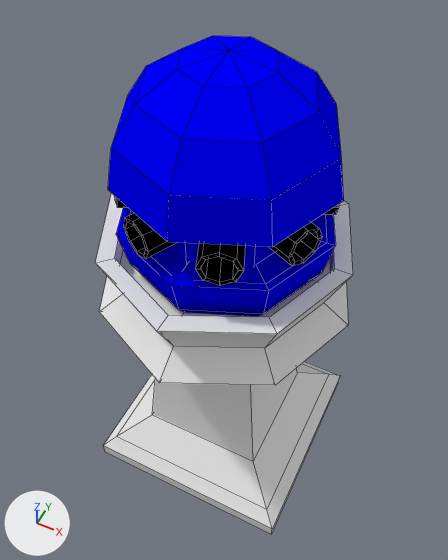
The Blender file TestesRodolfo/Blender_Files/UltimateTower_Blue.blend: old version first, new version second.
Rendered twice from a 50 mm lens placed at (6.36, -12.99, 25.25), pointed at (-0.17, 0.06, 8.94). Arrows for +X, +Y and +Z are at lower left; the lights stay in place. Mesh edges are drawn as thin lines.

In view in the first picture: 'Canon_1', 'Canon_2', 'Canon_8', 'canons_Holder', 'lower_Sphere', 'tower_Base', 'upper_Sphere'.
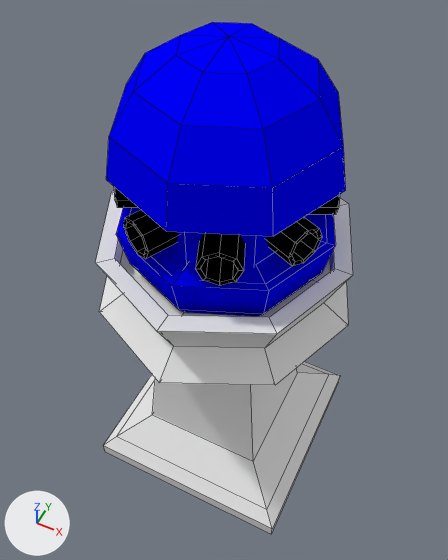
Pixel boxes [x1, y1, x2, y2] of what changed, in the pictures (448 x 560 px):
'upper_Sphere', moved: before [108, 36, 344, 247]; after [106, 22, 346, 236]

Patch to the scene script:
```diff
--- a/TestesRodolfo/Blender_Files/UltimateTower_Blue.blend.py
+++ b/TestesRodolfo/Blender_Files/UltimateTower_Blue.blend.py
@@ ob_upper_sphere @@
 ob_upper_sphere = bpy.data.objects.new('upper_Sphere', me_sphere_000)
-ob_upper_sphere.location = (0.02, -0.06, 14.12)
+ob_upper_sphere.location = (0.02, -0.06, 14.48)
 ob_upper_sphere.rotation_euler = (3.142, 0.0, 0.0)  # degrees (180, 0, 0)
```
